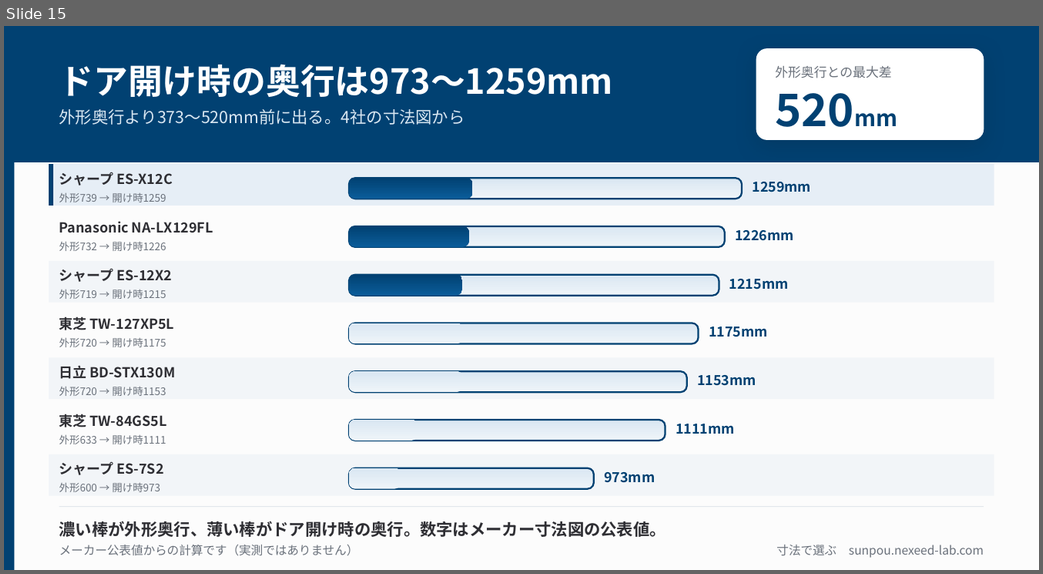
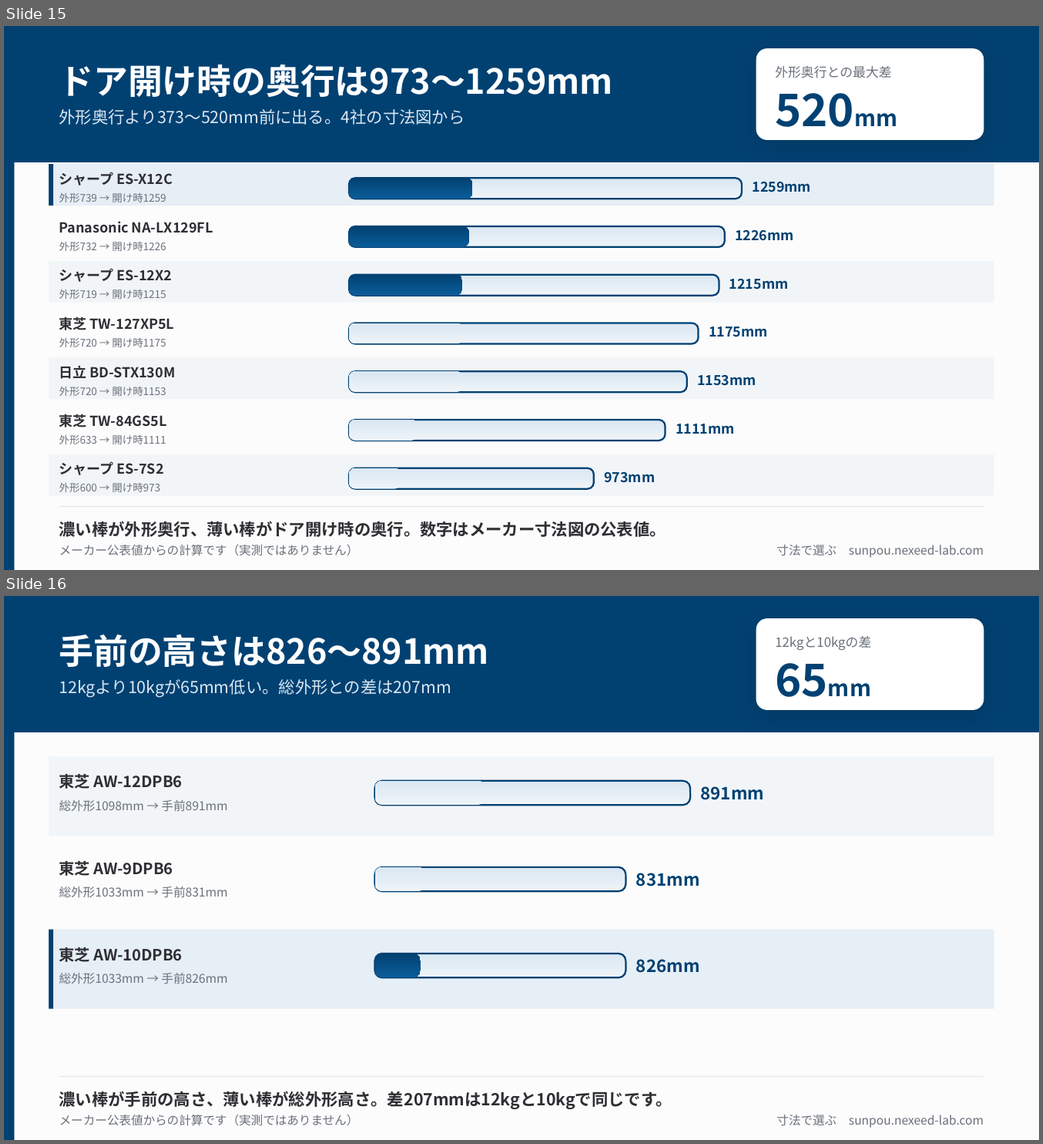
Before and after one commit to oshima0627/sunpou, a slide deck: site/public/img/figures.pptx. Shown one above the other, each under a label of ours: slide 15 before the commit, slides 15 and 16 after it. The pictures are 1043x574 and 1043x1144 pixels, drawn with LibreOffice and Linux fonts; fonts in the diff are those of the drawing. Boxes give left, top, right and bottom in pixels: in the first picture for what was removed or moved away, otherwise in the second. Text is boxed around its words. In the diff, an @@ line names an element or a change of style, - is before the commit and + after.

```diff
--- a/site/public/img/figures.pptx
+++ b/site/public/img/figures.pptx
@@ slide 16 added at (4, 596, 1039, 1140), background #FFFFFF @@
@@ rectangle added at (4, 596, 1039, 1139), fill #FCFCFC @@
@@ rectangle added at (4, 596, 14, 1139), fill #014172 @@
@@ rectangle added at (4, 596, 1039, 732), fill #014172 @@
@@ rounded rectangle added at (756, 618, 983, 709), fill #FFFFFF @@
@@ text added at (59, 634, 489, 667), 30 pt, text #FFFFFF, bold @@
+手前の高さは826〜891mm
@@ text added at (775, 636, 871, 650), 11.2 pt, text #6A717B @@
+12kgと10kgの差
@@ text added at (775, 655, 968, 703), 39 pt, text #014172, bold @@
+65mm
@@ text added at (59, 679, 451, 697), 14.2 pt, text #DAE7F2 @@
+12kgより10kgが65mm低い。総外形との差は207mm
@@ rectangle added at (49, 757, 994, 836), fill #F2F5F8 @@
@@ text added at (59, 774, 182, 788), 13.5 pt, text #2E2E33, bold @@
+東芝 AW-12DPB6
@@ text added at (59, 800, 227, 811), 10.5 pt, text #6A717B @@
+総外形1098mm → 手前891mm
@@ rounded rectangle added at (375, 781, 690, 805), fill gradient #EEF4F9 to #DAE7F2, outline #014172 1.5 pt @@
@@ rounded rectangle added at (375, 781, 485, 805), fill gradient #EEF4F9 to #DAE7F2 @@
@@ text added at (701, 786, 765, 800), 15 pt, text #014172, bold @@
+891mm
@@ rectangle added at (49, 842, 994, 922), fill #FCFCFC @@
@@ text added at (59, 861, 173, 876), 13.5 pt, text #2E2E33, bold @@
+東芝 AW-9DPB6
@@ rounded rectangle added at (375, 867, 625, 891), fill gradient #EEF4F9 to #DAE7F2, outline #014172 1.5 pt @@
@@ rounded rectangle added at (375, 867, 425, 891), fill gradient #EEF4F9 to #DAE7F2 @@
@@ text added at (636, 872, 700, 886), 15 pt, text #014172, bold @@
+831mm
@@ text added at (59, 886, 227, 897), 10.5 pt, text #6A717B @@
+総外形1033mm → 手前831mm
@@ rectangle added at (49, 929, 994, 1008), fill #E6EEF6 @@
@@ rectangle added at (49, 929, 53, 1008), fill #014172 @@
@@ text added at (59, 947, 182, 962), 13.5 pt, text #2E2E33, bold @@
+東芝 AW-10DPB6
@@ rounded rectangle added at (375, 953, 625, 977), fill gradient #EEF4F9 to #DAE7F2, outline #014172 1.5 pt @@
@@ rounded rectangle added at (375, 953, 421, 977), fill gradient #0B5C99 to #014172 @@
@@ text added at (636, 959, 700, 973), 15 pt, text #014172, bold @@
+826mm
@@ text added at (59, 973, 227, 983), 10.5 pt, text #6A717B @@
+総外形1033mm → 手前826mm
@@ rectangle added at (59, 1076, 984, 1076), fill #E2E7EC @@
@@ text added at (59, 1090, 672, 1109), 14.2 pt, text #2E2E33, bold @@
+濃い棒が手前の高さ、薄い棒が総外形高さ。差207mmは12kgと10kgで同じです。
@@ text added at (59, 1114, 359, 1126), 10.5 pt, text #6A717B @@
+メーカー公表値からの計算です（実測ではありません）
@@ text added at (776, 1114, 983, 1127), 10.5 pt, text #6A717B @@
+寸法で選ぶ sunpou.nexeed-lab.com
```
Also in this commit, not shown: 17 other files.
